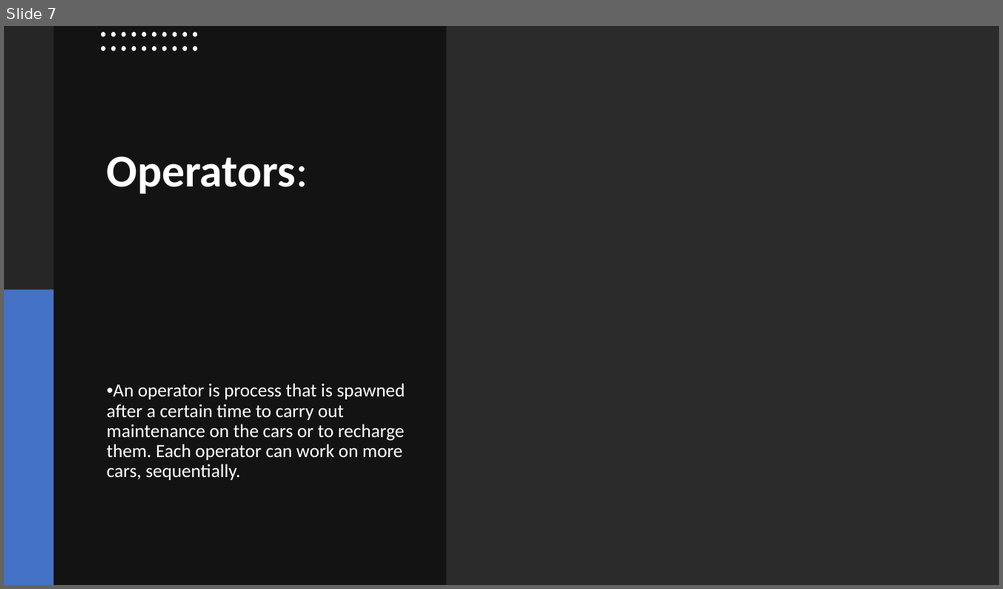
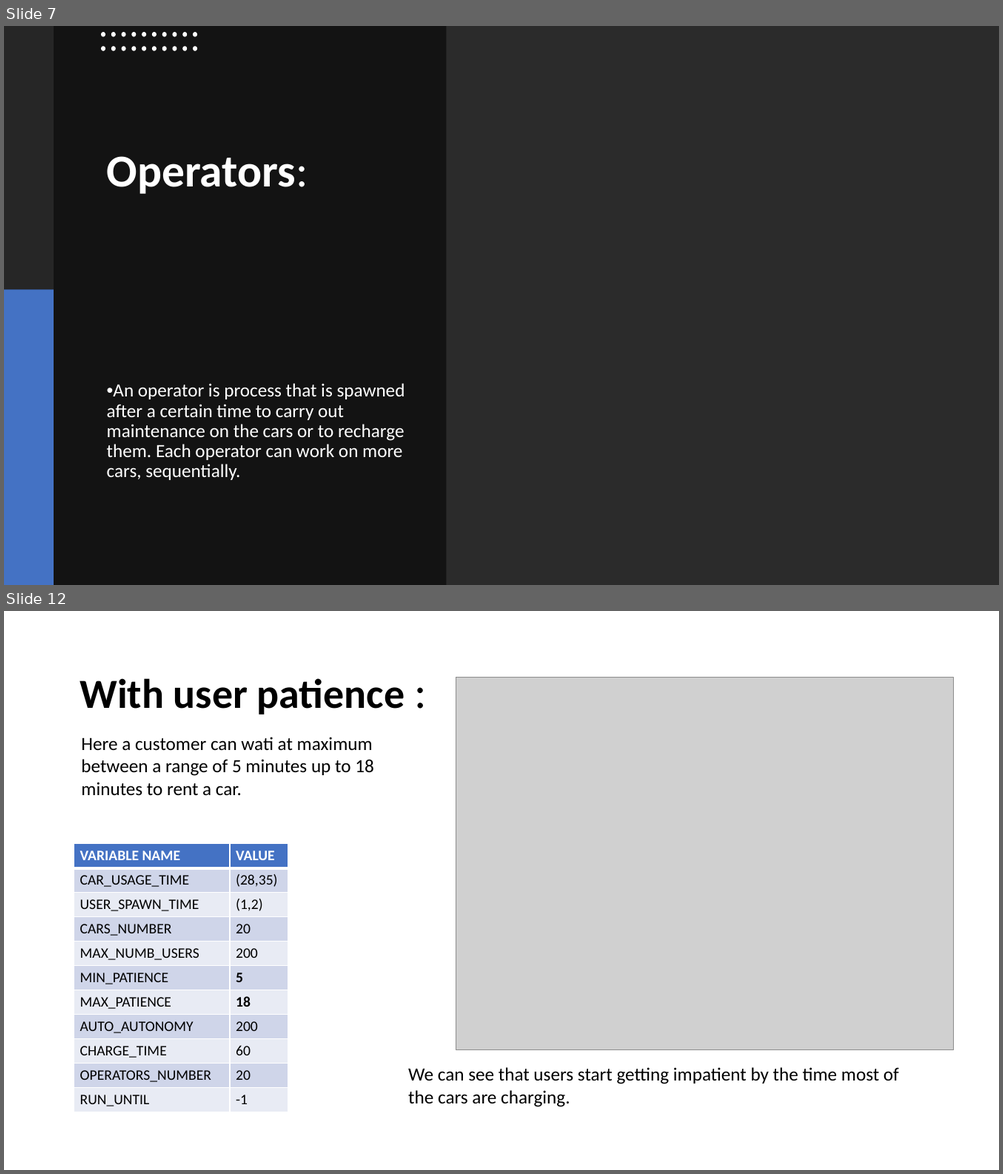
Before and after one commit to simone-rizzo/Car-sharing-model-simulation, a slide deck: Presentazione.pptx. Shown one above the other, each under a label of ours: slide 7 before the commit, slides 7 and 12 after it; the slides between them are not shown. The pictures are 1003x589 and 1003x1174 pixels, drawn with LibreOffice and Linux fonts; fonts in the diff are those of the drawing; grey boxes stand for pictures; background and template pictures are left out; a plain dark background stands for a picture behind light text. Boxes give left, top, right and bottom in pixels: in the first picture for what was removed or moved away, otherwise in the second. Text is boxed around its words. In the diff, an @@ line names an element or a change of style, - is before the commit and + after.

```diff
--- a/Presentazione.pptx
+++ b/Presentazione.pptx
@@ slide 12 added at (4, 611, 999, 1170), background #FFFFFF @@
@@ title added at (79, 678, 405, 715), 40 pt, text #000000, bold @@
+With user patience :
@@ picture added at (456, 678, 954, 1051) @@
@@ text added at (81, 737, 374, 796), 18 pt, text #000000 @@
+Here a customer can wati at maximum between a range of 5 minutes up to 18 minutes to rent a car.
@@ table added at (74, 844, 288, 1113), 11 rows, 2 columns @@
+VARIABLE NAME | VALUE
+CAR_USAGE_TIME | (28,35)
+USER_SPAWN_TIME | (1,2)
+CARS_NUMBER | 20
+MAX_NUMB_USERS | 200
+MIN_PATIENCE | 5
+MAX_PATIENCE | 18
+AUTO_AUTONOMY | 200
+CHARGE_TIME | 60
+OPERATORS_NUMBER | 20
+RUN_UNTIL | -1
@@ text added at (408, 1068, 899, 1108), 18 pt, text #000000 @@
+We can see that users start getting impatient by the time most of the cars are charging.
```
Also in this commit, not shown: 2 slides changed, 8 other slides added, 12 other files.
